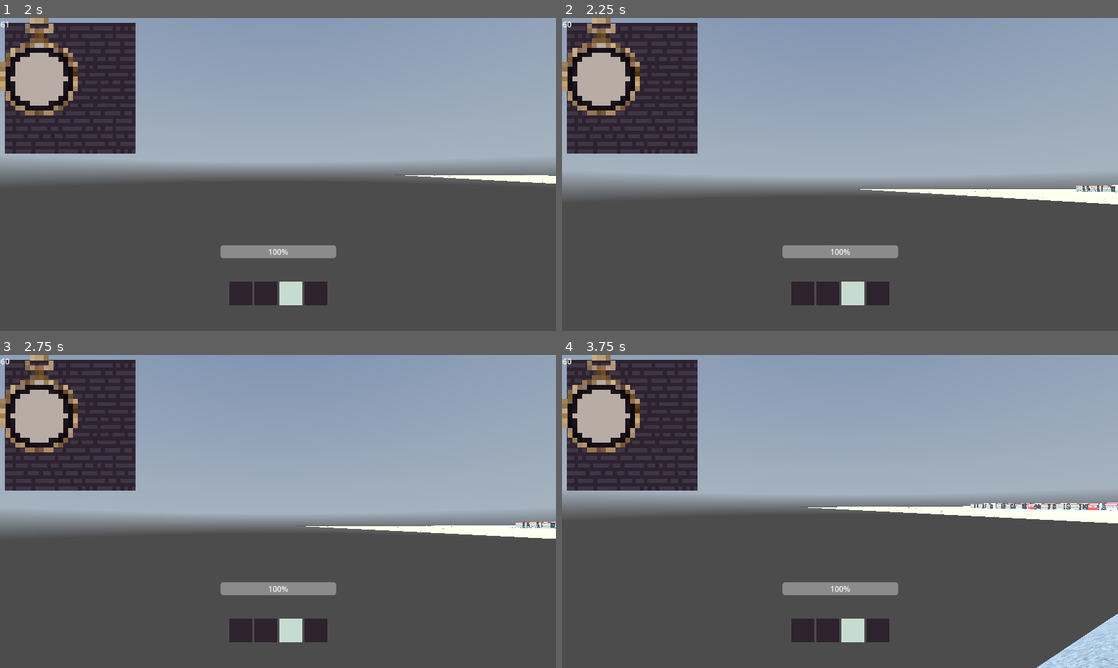
Above: before the commit, frames 1-4 (two rows, left to right).
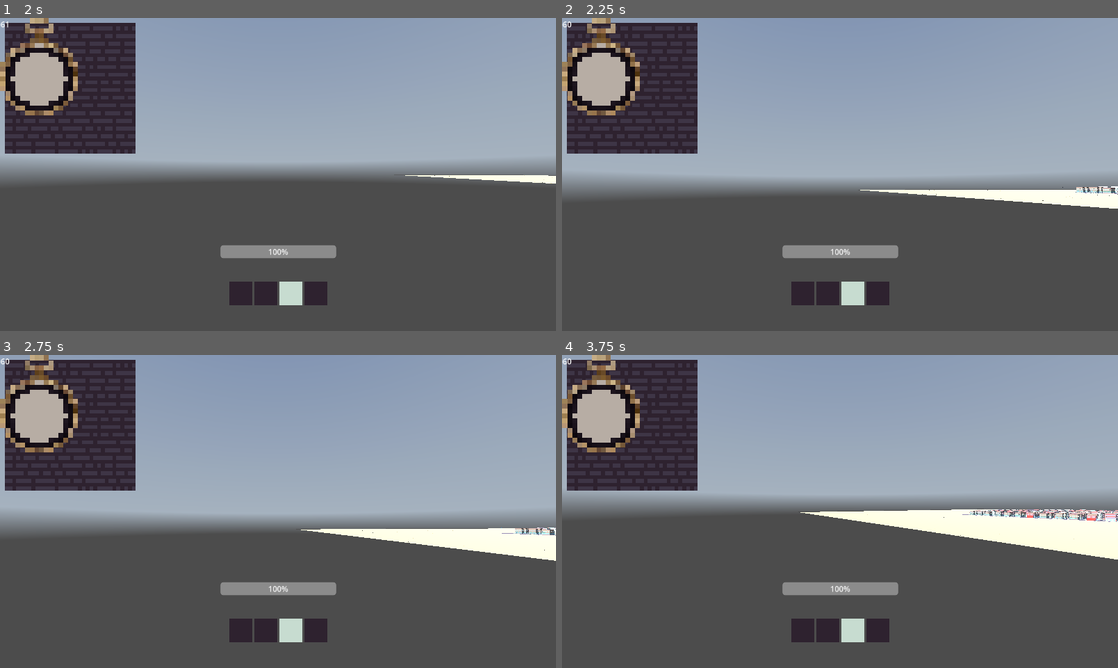
Above: after the commit, the same moments.

Repository: JustinDodemaide/hobo
Game: Godot game, scene res://SceneHandler/SceneHandler.tscn
The game is run twice, just before and just after one commit, with the same random seed, the same clock (stepped at 60 frames per second) and the same inputs. The engine's default icon, where the game draws it, is replaced by a stand-in: a white triangle on a blue panel in a dark square. A sky picture missing from this copy of the repository is replaced by a grey-blue gradient.
Inputs (mouse positions are in pixels of both pictures, inside the frame that each line leads up to):
- Up to frame 1 (2 s): tap Enter (ui_accept) at 0.5, 0.77, 1.52 s; move the mouse to (305, 174) at 0.52 s; hold 1 (1) 0.53-1.28 s; tap 2 (2) at 0.8, 1.35 s; move the mouse to (250, 174) at 1.27 s; tap 3 (3) at 1.55 s
- Up to frame 2 (2.25 s): move the mouse to (851, 168) at 2.02 s; hold 3 (3) from 2.03 s (still down)
- Up to frame 3 (2.75 s): keep holding 3 (3); tap A (A) at 2.3 s
- Up to frame 4 (3.75 s): move the mouse to (834, 517) at 2.77 s; release 3 (3) at 2.78 s; tap A (A) at 2.85 s; tap Enter (ui_accept) at 3.02 s; tap D (D) at 3.05, 3.6 s; move the mouse to (878, 514) at 3.52 s; hold E (E) from 3.53 s (still down)

Frame 1 is identical in both runs. In frame 2, 0.7% of the frame differs, in the area x 53-100%, y 53-61%; in frame 3, 2.4%; in frame 4, 6.4%, in the area x 42-100%, y 47-100%.

Commit message:
"apply force" function for CharacterBody
Will change the mid-function region break at a later time

Diff:
--- a/Global.gd
+++ b/Global.gd
@@ -5,6 +5,8 @@
 var players:Array[Player]
 
 var sustenance_deduction:int = 4
+
+enum DIRECTION{NORTH,NORTHEAST,EAST,SOUTHEAST,SOUTH,SOUTHWEST,WEST,NORTHWEST}
 
 func sprite(pos:Vector3) -> void:
 	var sprite = Sprite3D.new()
@@ -15,6 +17,46 @@
 func item_from_string(item_name:String) -> Item:
 	return load("res://Item/" + item_name + "/" + item_name + ".gd").new()
 
+func get_opposite_direction(from:DIRECTION) -> DIRECTION:
+	match from:
+		DIRECTION.NORTH:
+			return DIRECTION.SOUTH
+		DIRECTION.SOUTH:
+			return DIRECTION.NORTH
+		DIRECTION.EAST:
+			return DIRECTION.WEST
+		DIRECTION.WEST:
+			return DIRECTION.EAST
+		DIRECTION.NORTHEAST:
+			return DIRECTION.SOUTHWEST
+		DIRECTION.NORTHWEST:
+			return DIRECTION.SOUTHEAST
+		DIRECTION.SOUTHEAST:
+			return DIRECTION.NORTHWEST
+		DIRECTION.SOUTHWEST:
+			return DIRECTION.NORTHEAST
+	return DIRECTION.NORTH
+
+func get_direction_normal(direction:DIRECTION):
+	match direction:
+		DIRECTION.NORTH:
+			return Vector3(0, 0, -1)
+		DIRECTION.NORTHEAST:
+			return Vector3(1, 0, -1).normalized()
+		DIRECTION.EAST:
+			return Vector3(1, 0, 0)
+		DIRECTION.SOUTHEAST:
+			return Vector3(1, 0, 1).normalized()
+		DIRECTION.SOUTH:
+			return Vector3(0, 0, 1)
+		DIRECTION.SOUTHWEST:
+			return Vector3(-1, 0, 1).normalized()
+		DIRECTION.WEST:
+			return Vector3(-1, 0, 0)
+		DIRECTION.NORTHWEST:
+			return Vector3(-1, 0, -1).normalized()
+		_:
+			return Vector3.ZERO
 
 class TrainCarInfo:
 	class TrainCarItem:
--- a/Player/Player.gd
+++ b/Player/Player.gd
@@ -2,9 +2,6 @@
 class_name Player
 
 @export var ui:Control
-
-var SPEED = 50.0
-var JUMP_VELOCITY = 7
 
 const MAX_HEALTH:int = 100
 var current_health:int = MAX_HEALTH
@@ -30,6 +27,9 @@
 	handle_inventory()
 	$CanvasLayer/FPS.text = str(Engine.get_frames_per_second())
 
+#region Movement
+var SPEED = 50.0
+var JUMP_VELOCITY = 7
 func handle_movement(delta) -> void:
 	if not is_on_floor():
 		velocity += get_gravity() * delta
@@ -37,16 +37,46 @@
 	if Input.is_action_just_pressed("ui_accept"):# and is_on_floor():
 		velocity.y = JUMP_VELOCITY
 
+	# Calculate effect of player input
 	var input_dir := Input.get_vector("A", "D", "W", "S")
 	var direction := (transform.basis * Vector3(input_dir.x, 0, input_dir.y)).normalized()
+
+	# Determine how much control the player has (less when under external force)
+	var control_factor = 1.0
+	if external_velocity.length() > 0.01:
+		control_factor = control_reduction
+
 	if direction:
-		velocity.x = direction.x * SPEED
-		velocity.z = direction.z * SPEED
+		velocity.x = direction.x * SPEED * control_factor
+		velocity.z = direction.z * SPEED * control_factor
 	else:
-		velocity.x = move_toward(velocity.x, 0, SPEED)
-		velocity.z = move_toward(velocity.z, 0, SPEED)
+		velocity.x = move_toward(velocity.x, 0, SPEED * control_factor)
+		velocity.z = move_toward(velocity.z, 0, SPEED * control_factor)
+#endregion
+
+#region Apply Force
+	if external_velocity != Vector3.ZERO:
+		velocity += external_velocity
+
+		# Decay external forces
+		external_velocity *= force_decay
+		if external_velocity.length() < 0.01:
+			external_velocity = Vector3.ZERO
 
 	move_and_slide()
+
+var external_velocity = Vector3.ZERO
+var force_decay = 0.9  # How quickly forces diminish each frame
+var control_reduction = 0.3  # Player retains 30% control when under external force
+func apply_force(force_vector):
+	external_velocity += force_vector
+
+func apply_force_from_position(source_position, force_strength):
+	var direction = global_position - source_position
+	direction.y = clamp(direction.y, -0.5, 1.0)
+
+	apply_force(direction.normalized() * force_strength)
+#endregion
 
 #region Inventory
 var inventory = [null,null,null,null]
@@ -78,7 +108,6 @@
 		if inventory[inventory_index]:
 			inventory[inventory_index].use_alternate(self)
 		return
-
 	if event.is_action_pressed("1"):
 		inventory_index = 0
 	if event.is_action_pressed("2"):
@@ -124,3 +153,6 @@
 			return
 	inventory[inventory_index] = null
 #endregion
+
+func _on_timer_timeout() -> void:
+	apply_force_from_position(global_position + Vector3(0,-10,0), 2)
--- a/Player/Player.tscn
+++ b/Player/Player.tscn
@@ -52,7 +52,12 @@
 grow_horizontal = 2
 grow_vertical = 2
 
+[node name="Timer" type="Timer" parent="."]
+wait_time = 2.0
+autostart = true
+
 [connection signal="active_inventory_slot_changed" from="." to="CanvasLayer/PlayerUI" method="_on_player_active_inventory_slot_changed"]
 [connection signal="inventory_updated" from="." to="CanvasLayer/PlayerUI" method="_on_inventory_updated"]
 [connection signal="item_hovered" from="." to="CanvasLayer/PlayerUI" method="_on_item_hovered"]
 [connection signal="item_unhovered" from="." to="CanvasLayer/PlayerUI" method="_on_item_unhovered"]
+[connection signal="timeout" from="Timer" to="." method="_on_timer_timeout"]
